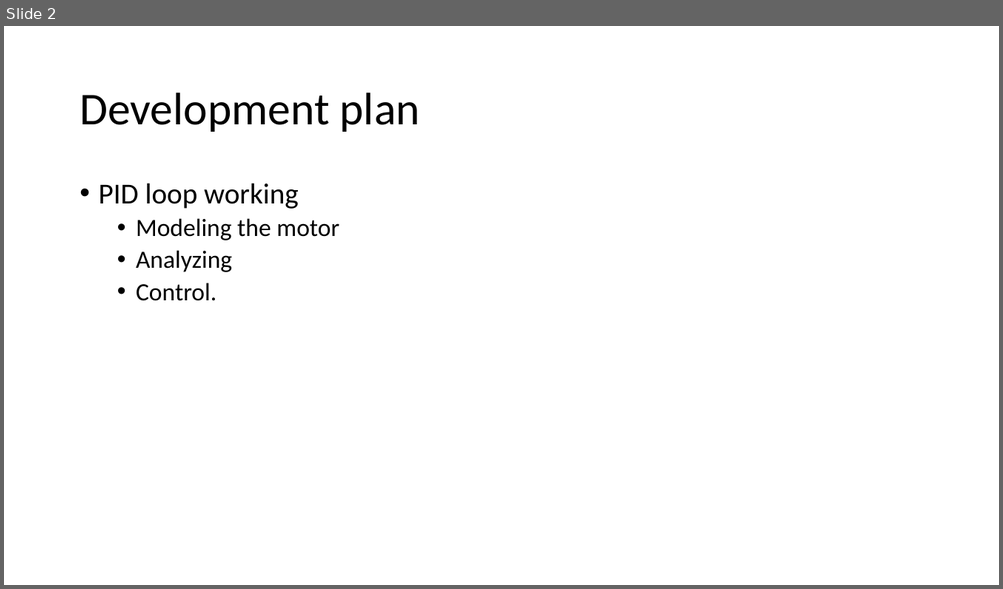
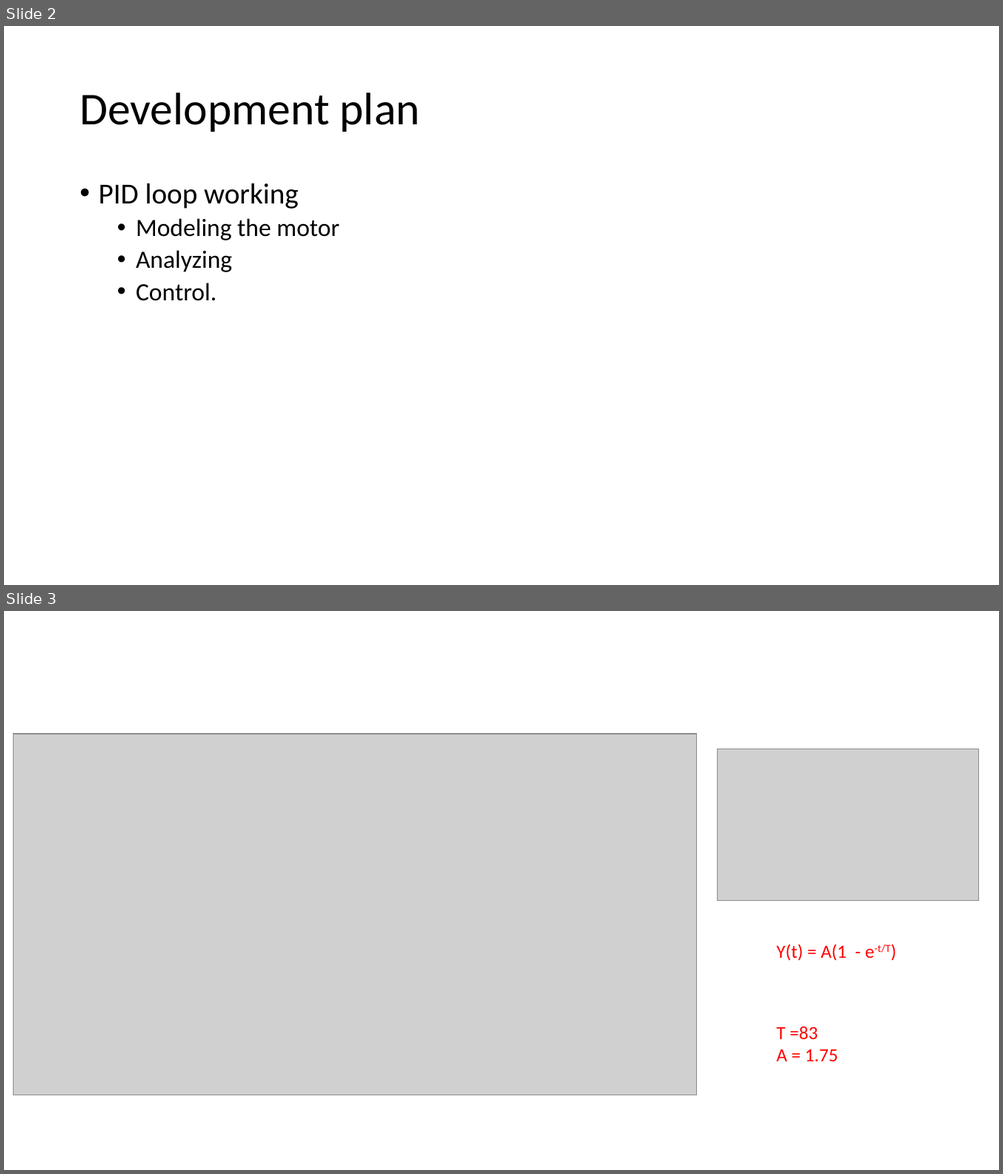
Before and after one commit to willz1200/Hexa-Driver, a slide deck: Documentation/Project Management/Firmware plan.pptx. Shown one above the other, each under a label of ours: slide 2 before the commit, slides 2 and 3 after it. The pictures are 1003x589 and 1003x1174 pixels, drawn with LibreOffice and Linux fonts; fonts in the diff are those of the drawing; grey boxes stand for pictures. Boxes give left, top, right and bottom in pixels: in the first picture for what was removed or moved away, otherwise in the second. Text is boxed around its words. In the diff, an @@ line names an element or a change of style, - is before the commit and + after.

```diff
--- a/Documentation/Project Management/Firmware plan.pptx
+++ b/Documentation/Project Management/Firmware plan.pptx
@@ slide 3 added at (x1=4, y1=611, x2=999, y2=1170), background #FFFFFF @@
@@ picture added at (x1=13, y1=734, x2=697, y2=1096) @@
@@ picture added at (x1=717, y1=749, x2=979, y2=901) @@
@@ text added at (x1=776, y1=944, x2=891, y2=961), 18 pt, text #FF0000 @@
+Y(t) = A(1 - e-t/T)
@@ text added at (x1=776, y1=1026, x2=838, y2=1062), 18 pt, text #FF0000 @@
+T =83
+A = 1.75
```
Also in this commit, not shown: 7 other slides added.
